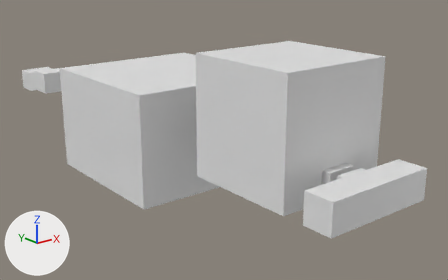
The Blender file blender/map04.blend: old version first, new version second.
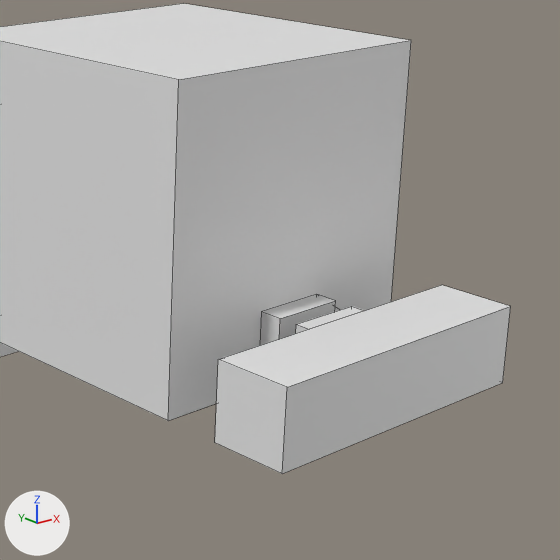
There are two pictures of each version: one whole from a 50 mm camera at (-26.2, -40.0, 13.2) aimed at (4.5, -1.6, -2.1), one close up on the part from 47% to 100% of the width and 14% to 98% of the height. The axes (+X, +Y, +Z) are drawn at lower left. The lights are the same throughout. The close-ups show mesh edges as thin lines.

Names of what the first close-up shows: 'world_cube', 'world_straight'.
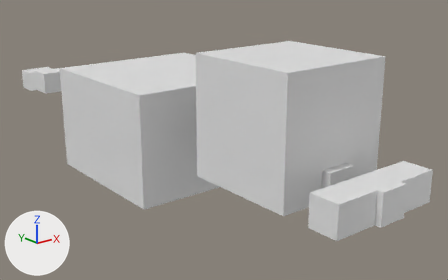
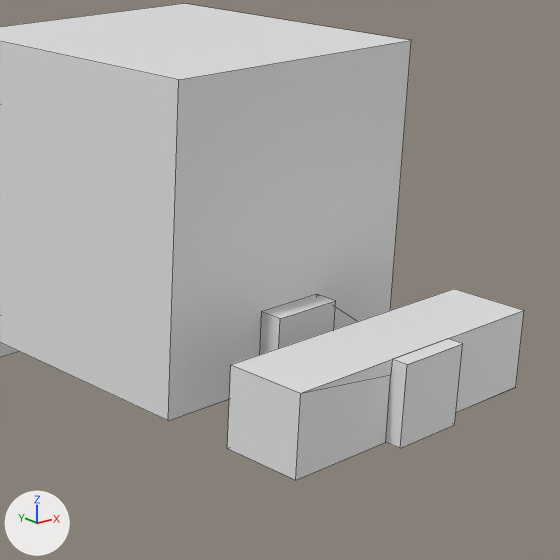
Where the newer file only moved an object's origin or applied its transform, the numbers keep the older frame.

Changed parts and their boxes [x1, y1, x2, y2] in the close-ups (560 x 560 px):
'world_straight', mesh mirrored: before [215, 285, 511, 474]; after [227, 289, 524, 480]

Edits to the bpy script that builds the scene:
```text
Change me_cube_001:
    where me_cube_001.from_pydata(...)  # 17 vertices, 12 faces; spans x -4.0..4.0, y -21.0..-18.6, z -1.0..1.0
    used by ob_world_straight; location = (0.0, 0.0, 0.0)
    me_cube_001 part 1: the whole mesh is mirrored in y about its middle, then moved by (0.0, -0.78, 0.0)
```
